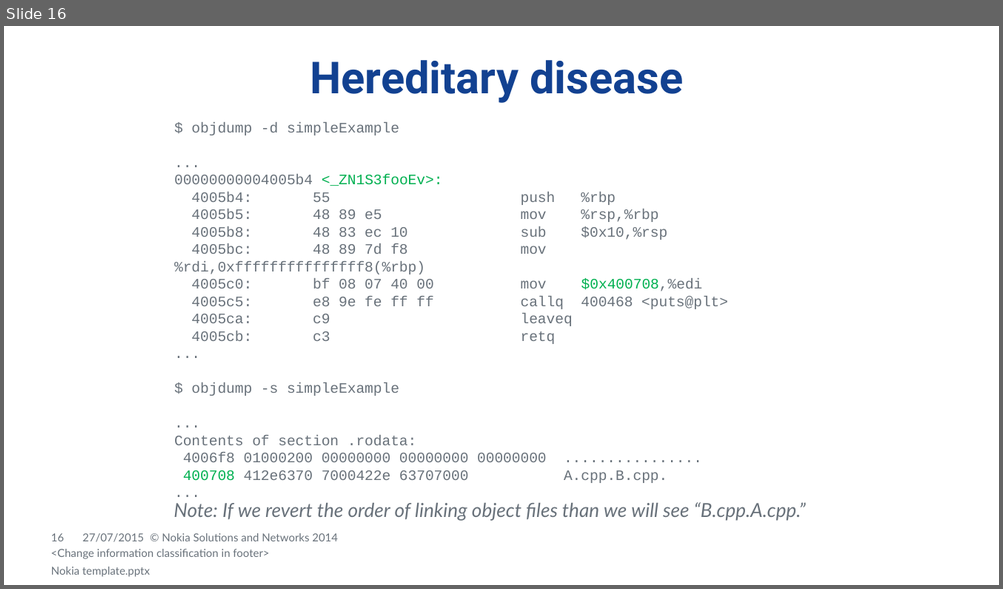
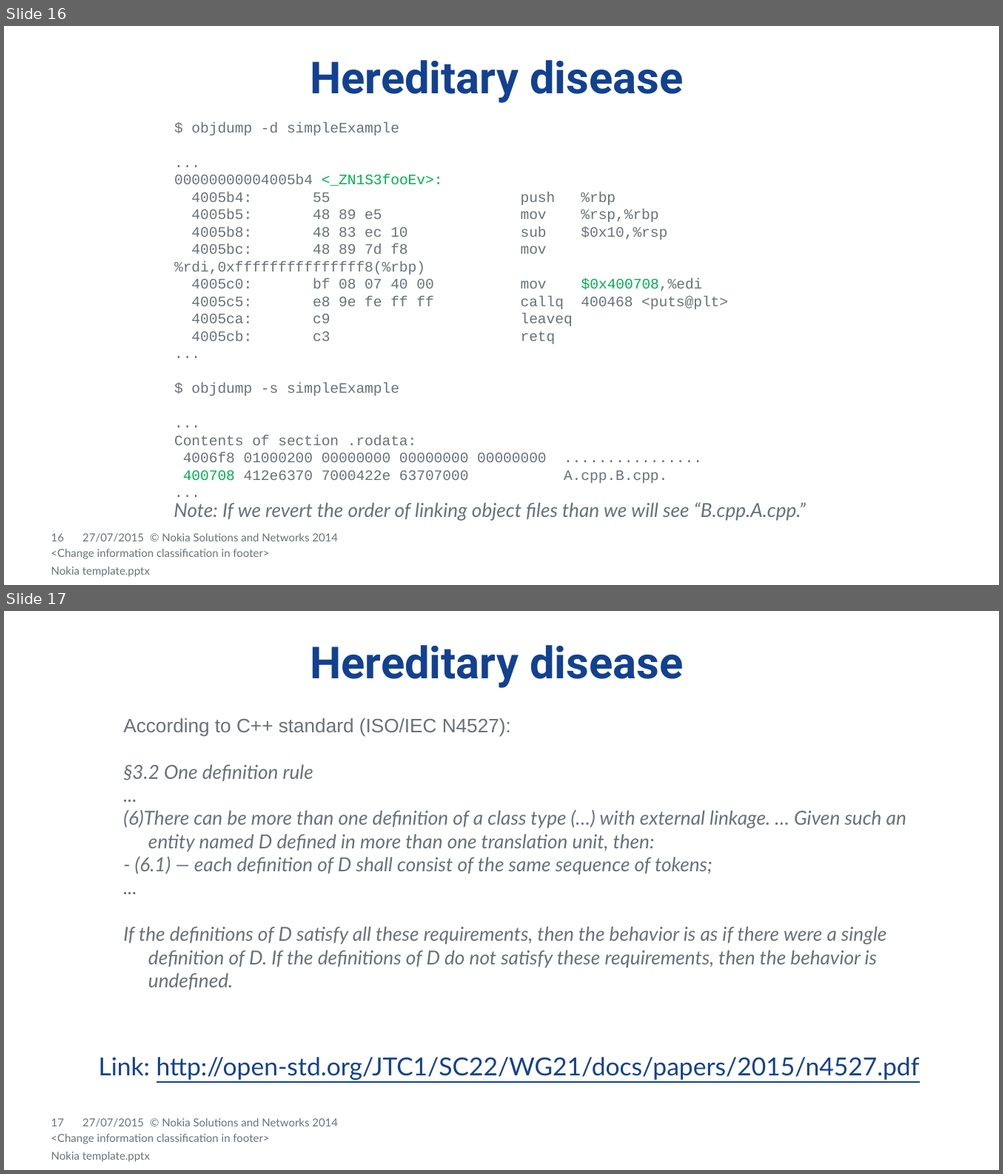
Before and after one commit to dendibakh/Linker, a slide deck: Diving into C++ linker.pptx. Shown one above the other, each under a label of ours: slide 16 before the commit, slides 16 and 17 after it. The pictures are 1003x589 and 1003x1174 pixels, drawn with LibreOffice and Linux fonts; fonts in the diff are those of the drawing; background and template pictures are left out. Boxes give left, top, right and bottom in pixels: in the first picture for what was removed or moved away, otherwise in the second. Text is boxed around its words. In the diff, an @@ line names an element or a change of style, - is before the commit and + after.

```diff
--- a/Diving into C++ linker.pptx
+++ b/Diving into C++ linker.pptx
@@ slide 17 added at (4,611,999,1170), background #FFFFFF; not listed: 13 template elements that a slide beside it also shows @@
@@ title added at (310,645,683,688), 32 pt, text #124191, bold @@
+Hereditary disease
@@ text added at (123,718,906,990), 14 pt, text #68717A, italic @@
+  According to C++ standard (ISO/IEC N4527):
+  §3.2 One definition rule
+  ...
+  (6)There can be more than one definition of a class type (…) with external linkage. … Given such an entity named D defined in more than one translation unit, then:
+  - (6.1) — each definition of D shall consist of the same sequence of tokens;
+  ...
+  If the definitions of D satisfy all these requirements, then the behavior is as if there were a single definition of D. If the definitions of D do not satisfy these requirements, then the behavior is undefined.
@@ text added at (99,1057,919,1080), 18 pt, text #124191, underline @@
+Link: http://open-std.org/JTC1/SC22/WG21/docs/papers/2015/n4527.pdf
@@ text added at (51,1134,269,1145), 8 pt, text #68717A @@
+<Change information classification in footer>
```
Also in this commit, not shown: 1 slide changed, 2 other files.
